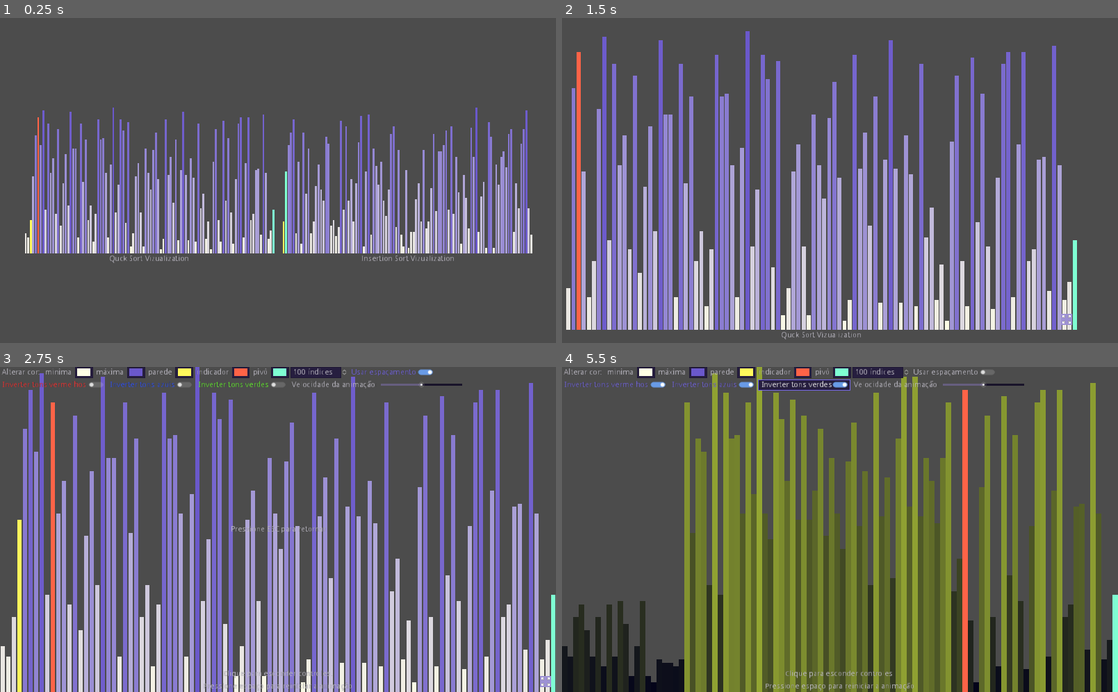
Above: before the commit, frames 1-4 (two rows, left to right).
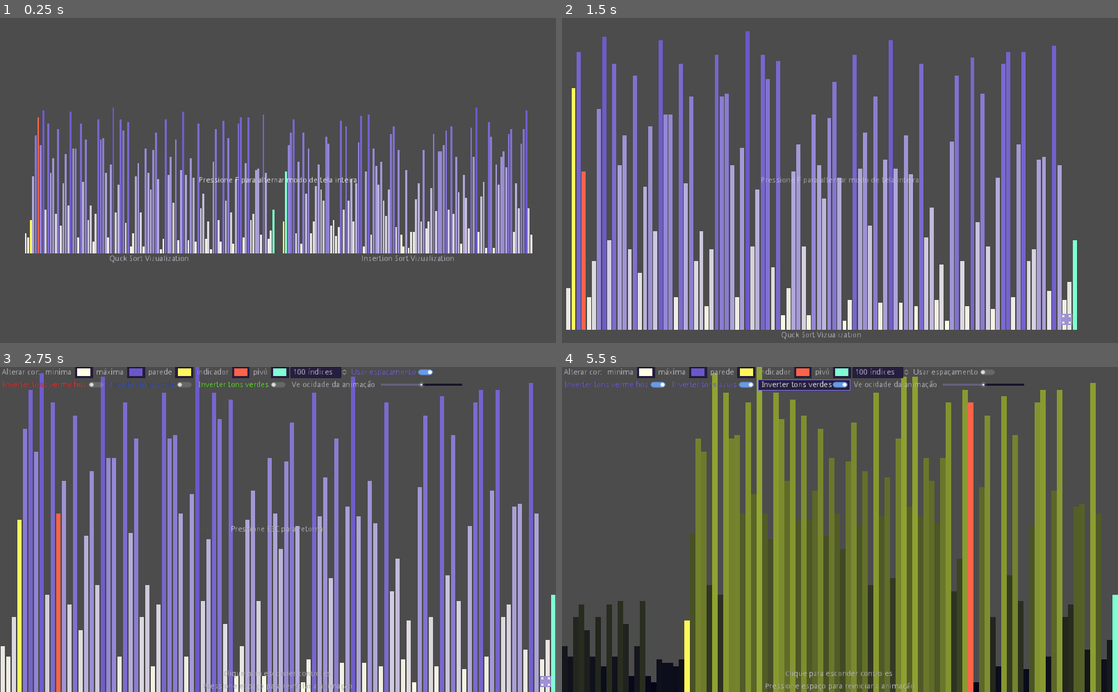
Above: after the commit, the same moments.

Repository: GersonFeDutra/godot-sort-visualizations
Game: Godot game, scene res://src/MainMenu.tscn
Same seed, same stepped clock (60 frames per second), same inputs: the game is played once before the commit and once after it.
Inputs (mouse positions are in pixels of both pictures, inside the frame that each line leads up to):
- Up to frame 1 (0.25 s): no input
- Up to frame 2 (1.5 s): tap F (full_mode_toggle, bound only after the commit) at 0.5 s; move the mouse to (712, 180) at 0.52 s; hold F (full_mode_toggle, bound only after the commit) 0.53-1.28 s; click (712, 180) at 0.67 s; tap Enter (ui_accept) at 0.77, 0.8, 1.07, 1.35 s; move the mouse to (728, 196) at 1.27 s; click (728, 196) at 1.42 s
- Up to frame 3 (2.75 s): tap Enter (ui_accept) at 1.52, 1.82, 2.3 s; tap F (full_mode_toggle, bound only after the commit) at 1.55, 2 s; move the mouse to (333, 458) at 2.02 s; press the mouse at (333, 458) at 2.03 s
- Up to frame 4 (5.5 s): release the mouse at (895, 458) at 2.75 s; click "Usar espaçamento" at 2.75 s; click "Inverter tons vermelhos" at 3.5 s; click "Inverter tons azuis" at 4.25 s; click "Inverter tons verdes" at 5 s

The runs differ from the first frame. In frame 1, 0.2% of the frame differs, in the area x 35-65%, y 48-52%; in frame 2, 1.6%; in frame 3, 1.1%; in frame 4, 2.7%, in the area x 22-74%, y 7-100%.

Commit message:
Fix vizualizations reloading

Diff:
--- a/project.godot
+++ b/project.godot
@@ -36,6 +36,10 @@
 run/main_scene="res://src/MainMenu.tscn"
 config/icon="res://icon.png"
 
+[autoload]
+
+Ui="*res://src/autoload/UI.tscn"
+
 [display]
 
 window/size/resizable=false
@@ -49,6 +53,12 @@
 "events": [ Object(InputEventMouseButton,"resource_local_to_scene":false,"resource_name":"","device":0,"alt":false,"shi …(212 unchanged characters)…
  ]
 }
+full_mode_toggle={
+"deadzone": 0.5,
+"events": [ Object(InputEventKey,"resource_local_to_scene":false,"resource_name":"","device":0,"alt":false,"shift":false,"control":false,"meta":false,"command":false,"pressed":false,"scancode":70,"unicode":0,"echo":false,"script":null)
+, Object(InputEventKey,"resource_local_to_scene":false,"resource_name":"","device":0,"alt":false,"shift":false,"control":false,"meta":false,"command":false,"pressed":false,"scancode":16777254,"unicode":0,"echo":false,"script":null)
+ ]
+}
 
 [rendering]
 
--- a/src/Visualization.gd
+++ b/src/Visualization.gd
@@ -37,6 +37,7 @@
 var array: PoolIntArray
 var states_array: PoolIntArray
 var rng := RandomNumberGenerator.new()
+var execution_state: GDScriptFunctionState = null
 
 onready var animation_seed: int = rng.seed
 onready var labels_container: VBoxContainer = $BottomBar
@@ -103,24 +104,17 @@
 	self.array_size = 0 # Limpa os valores anterioers do array.
 	rng.seed = animation_seed # Reseta o gerador de números.
 	self.array_size = tmp
-	var answer = _process_visualization()
-
-	if answer is GDScriptFunctionState:
-		yield(answer, "completed")
-
-	is_animation_killed = false
+	execution_state = _process_visualization()
 
 
 # @virtual
-func _process_visualization():
-	pass
+func _process_visualization() -> GDScriptFunctionState:
+	return null
 
 
 func restart():
 	is_animation_killed = true
 	step_timer.emit_signal("timeout")
-
-	yield(get_tree().create_timer(1.0 - ease(animation_speed, speed_easing)), "timeout")
 	is_animation_killed = false
 	start()
 
@@ -234,13 +228,8 @@
 
 
 func _on_Settings_columns_changed(to: float) -> void:
-	is_animation_killed = true
-	step_timer.emit_signal("timeout")
-
-	yield(get_tree().create_timer(animation_speed), "timeout")
-	is_animation_killed = false
-	array_size = to as int
-	start()
+	self.array_size = to as int
+	restart()
 
 
 func _on_Settings_speed_changed(to: float) -> void:
--- /dev/null
+++ b/src/autoload/UI.gd
@@ -0,0 +1,14 @@
+extends Node
+
+onready var label_animation_player: AnimationPlayer = $FullModeLabel/AnimationPlayer
+var was_displayer_showed_once: bool
+
+
+func _input(event: InputEvent) -> void:
+
+	if event.is_action_pressed("full_mode_toggle"):
+		OS.window_fullscreen = not OS.window_fullscreen
+
+		if not was_displayer_showed_once:
+			label_animation_player.play("fade_out")
+			was_displayer_showed_once = true
--- /dev/null
+++ b/src/autoload/UI.tscn
@@ -0,0 +1,53 @@
+[gd_scene load_steps=3 format=2]
+
+[ext_resource path="res://src/autoload/UI.gd" type="Script" id=1]
+
+[sub_resource type="Animation" id=1]
+resource_name = "fade_out"
+length = 3.0
+tracks/0/type = "value"
+tracks/0/path = NodePath(".:visible")
+tracks/0/interp = 1
+tracks/0/loop_wrap = true
+tracks/0/imported = false
+tracks/0/enabled = true
+tracks/0/keys = {
+"times": PoolRealArray( 0, 3 ),
+"transitions": PoolRealArray( 1, 1 ),
+"update": 1,
+"values": [ true, false ]
+}
+tracks/1/type = "value"
+tracks/1/path = NodePath(".:modulate:a")
+tracks/1/interp = 1
+tracks/1/loop_wrap = true
+tracks/1/imported = false
+tracks/1/enabled = true
+tracks/1/keys = {
+"times": PoolRealArray( 0, 1, 3 ),
+"transitions": PoolRealArray( 1, 0.5, 1 ),
+"update": 0,
+"values": [ 1.0, 1.0, 0.0 ]
+}
+
+[node name="CanvasLayer" type="CanvasLayer"]
+layer = 128
+script = ExtResource( 1 )
+
+[node name="FullModeLabel" type="Label" parent="."]
+anchor_left = 0.5
+anchor_top = 0.5
+anchor_right = 0.5
+anchor_bottom = 0.5
+margin_left = -146.0
+margin_top = -7.0
+margin_right = 146.0
+margin_bottom = 7.0
+text = "Pressione F para alternar modo de tela inteira"
+__meta__ = {
+"_edit_use_anchors_": false
+}
+
+[node name="AnimationPlayer" type="AnimationPlayer" parent="FullModeLabel"]
+autoplay = "fade_out"
+anims/fade_out = SubResource( 1 )
--- a/src/visualizations/InsertionSortVisualization.gd
+++ b/src/visualizations/InsertionSortVisualization.gd
@@ -2,14 +2,11 @@
 extends "res://src/Visualization.gd"
 
 
-func _process_visualization():
-	var answer = insertion_sort(array_size)
-
-	if answer is GDScriptFunctionState:
-		yield(answer, "completed")
+func _process_visualization() -> GDScriptFunctionState:
+	return insertion_sort(array_size)
 
 
-func insertion_sort(size: int):
+func insertion_sort(size: int) -> GDScriptFunctionState:
 
 	for i in size:
 		var j: int = i
@@ -26,7 +23,7 @@
 			yield(step_timer, "timeout")
 
 			if is_animation_killed:
-				return
+				return null
 
 			update()
 			states_array[j] = IndexStates.NORMAL
@@ -34,3 +31,5 @@
 			j -= 1
 
 		states_array[i] = IndexStates.NORMAL
+
+	return null
--- a/src/visualizations/InsertionSortVisualization.tscn
+++ b/src/visualizations/InsertionSortVisualization.tscn
@@ -5,6 +5,15 @@
 
 [node name="InsertionSortVisualization" instance=ExtResource( 1 )]
 script = ExtResource( 2 )
-
-[node name="StepTimer" parent="." index="2"]
-wait_time = 0.03125
+colors = {
+"base": Color( 1, 1, 0.901961, 1 ),
+"marker": Color( 1, 0.39, 0.28, 1 ),
+"multiply": Color( 0.419608, 0.34902, 0.8, 1 ),
+"pivot": Color( 0.5, 1, 0.83, 1 ),
+"wall": Color( 1, 0.976471, 0.364706, 1 )
+}
+invert_shades = {
+"blue": false,
+"green": false,
+"red": false
+}
--- a/src/visualizations/QuickSortVisualization.gd
+++ b/src/visualizations/QuickSortVisualization.gd
@@ -4,7 +4,6 @@
 
 func _process_visualization():
 	quick_sort(0, array_size - 1)
-
 
 func quick_sort(start: int, end: int):
 
@@ -60,6 +59,10 @@
 		states_array[left_wall] = IndexStates.NORMAL
 
 	yield(swap(left_wall, end), "completed")
+
+	if is_animation_killed:
+		return
+
 	states_array[end] = IndexStates.NORMAL
 
 	return left_wall
--- a/src/visualizations/QuickSortVisualization.tscn
+++ b/src/visualizations/QuickSortVisualization.tscn
@@ -5,3 +5,15 @@
 
 [node name="QuickSortVisualization" instance=ExtResource( 1 )]
 script = ExtResource( 2 )
+colors = {
+"base": Color( 1, 1, 0.901961, 1 ),
+"marker": Color( 1, 0.39, 0.28, 1 ),
+"multiply": Color( 0.419608, 0.34902, 0.8, 1 ),
+"pivot": Color( 0.5, 1, 0.83, 1 ),
+"wall": Color( 1, 0.976471, 0.364706, 1 )
+}
+invert_shades = {
+"blue": false,
+"green": false,
+"red": false
+}
